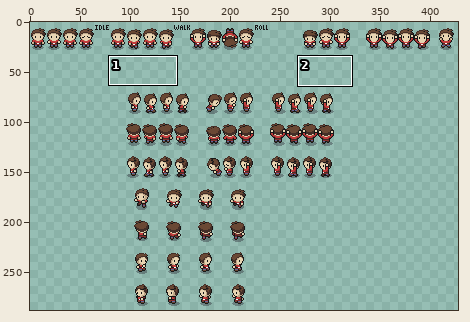
File history of a sprite sheet, Assets/player/characterV2.png. Above, an overview of the earlier version with the close-up marked.
Close-up. As it was:
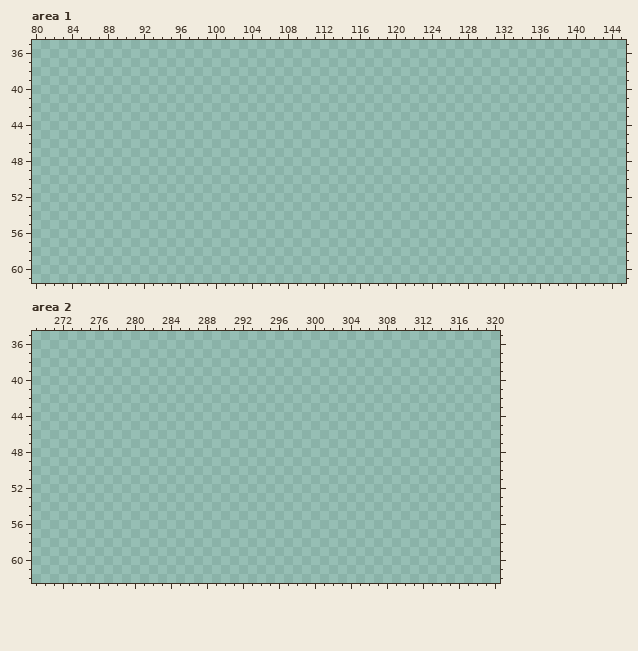
The file is 512x512 pixels. Shown: area 1: x 80..145, y 35..61; area 2: x 269..320, y 35..62. The wide view leaves out empty margins. The commit also changed other parts of the picture, which this record leaves out.
Now the later version:
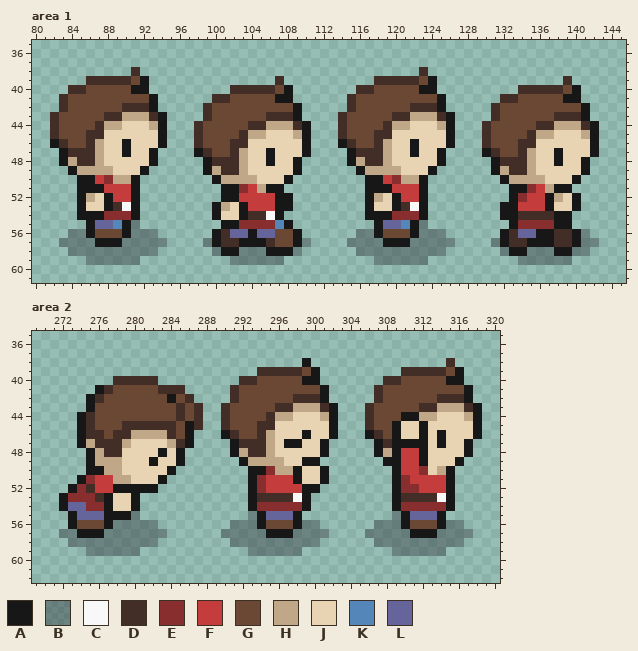
Palette (. is transparent): A #171717  B #2a2b3566  C #f8f8f8  D #432e27  E #882e2e  F #c43c3c  G #6a4834  H #bfa787  J #e8d4b2  K #5586b9  L #65659b
Diff:
Area 1:
y 38: x 91 . -> D; x 123 . -> D
y 39: x 86..92 ....... -> DDDDDGA; x 107 . -> D; x 118..124 ....... -> DDDDDGA; x 139 . -> D
y 40: x 84..92 ......... -> DDGGGGGAA; x 102..108 ....... -> DDDDDGA; x 116..124 ......... -> DDGGGGGAA; x 134..140 ....... -> DDDDDGA
y 41: x 83..93 ........... -> DGGGGGGGGGA; x 100..108 ......... -> DDGGGGGAA; x 115..125 ........... -> DGGGGGGGGGA; x 132..140 ......... -> DDGGGGGAA
y 42: x 83..93 ........... -> DGGGGGGDDDA; x 99..109 ........... -> DGGGGGGGGGA; x 115..125 ........... -> DGGGGGGDDDA; x 131..141 ........... -> DGGGGGGGGGA
y 43: x 82..94 ............. -> DGGGGGDDHHHDA; x 99..109 ........... -> DGGGGGGDDDA; x 114..126 ............. -> DGGGGGDDHHHDA; x 131..141 ........... -> DGGGGGGDDDA
y 44: x 82..94 ............. -> DGGGGDHHJJJHA; x 98..110 ............. -> DGGGGGDDHHHDA; x 114..126 ............. -> DGGGGDHHJJJHA; x 130..142 ............. -> DGGGGGDDHHHDA
y 45: x 82..94 ............. -> DGGGDDJJJJJJA; x 98..110 ............. -> DGGGGDHHJJJHA; x 114..126 ............. -> DGGGDDJJJJJJA; x 130..142 ............. -> DGGGGDHHJJJHA
y 46: x 82..94 ............. -> ADGGDHJJAJJJA; x 98..110 ............. -> DGGGDDJJJJJJA; x 114..126 ............. -> ADGGDHJJAJJJA; x 130..142 ............. -> DGGGDDJJJJJJA
y 47: x 83..93 ........... -> ADDDHJJAJJA; x 98..110 ............. -> ADGGDHJJAJJJA; x 115..125 ........... -> ADDDHJJAJJA; x 130..142 ............. -> ADGGDHJJAJJJA
y 48: x 83..93 ........... -> AHDDHJJJJJA; x 99..109 ........... -> ADDDHJJAJJA; x 115..125 ........... -> AHDDHJJJJJA; x 131..141 ........... -> ADDDHJJAJJA
y 49: x 84..92 ......... -> AHHHHJJJA; x 99..109 ........... -> AHDDHJJJJJA; x 116..124 ......... -> AHHHHJJJA; x 131..141 ........... -> AHDDHJJJJJA
y 50: x 85..91 ....... -> AAFEHHA; x 100..108 ......... -> AHHHHJJJA; x 117..123 ....... -> AAFEHHA; x 132..140 ......... -> AHHHHJJJA
y 51: x 85..91 ....... -> AAAFFFA; x 101..107 ....... -> AAEFHAA; x 117..123 ....... -> AAAFFFA; x 133..139 ....... -> AAEFHAA
y 52: x 85..91 ....... -> AHJAFFA; x 101..108 ........ -> AAFFFFAA; x 117..123 ....... -> AHJAFFA; x 133..140 ........ -> AEFFAHJA
y 53: x 85..91 ....... -> AJJADCA; x 100..108 ......... -> AHJAFFFAA; x 117..123 ....... -> AJJADCA; x 132..140 ......... -> AAFFFAJJA
y 54: x 85..91 ....... -> AAAEEEA; x 100..107 ........ -> AJJADDCA; x 117..123 ....... -> AAAEEEA; x 132..139 ........ -> AADDDDAA
y 55: x 86..91 ...... -> ALLKAB; x 101..108 ........ -> AAEEEEKA; x 118..123 ...... -> ALLKAB; x 133..139 ....... -> AEEEEAA
y 56: x 84..93 .......... -> BBAGGGABBB; x 100..109 .......... -> ADLLALLGGA; x 116..125 .......... -> BBAGGGABBB; x 132..141 .......... -> ADLLAADDAB
y 57: x 83..94 ............ -> BBBBAAABBBBB; x 99..110 ............ -> BADDAAADGGAB; x 115..126 ............ -> BBBBAAABBBBB; x 131..142 ............ -> BADDAAADDABB
y 58: x 84..93 .......... -> BBBBBBBBBB; x 100..109 .......... -> BAABBBAAAB; x 116..125 .......... -> BBBBBBBBBB; x 132..141 .......... -> BAABBBAABB
y 59: x 86..91 ...... -> BBBBBB; x 102..107 ...... -> BBBBBB; x 118..123 ...... -> BBBBBB; x 134..139 ...... -> BBBBBB
Area 2:
y 38: x 299 . -> A; x 315 . -> D
y 39: x 294..300 ....... -> DDDDDGA; x 310..316 ....... -> DDDDDGA
y 40: x 278..282 ..... -> DDDDD; x 292..300 ......... -> DDGGGGGAA; x 308..316 ......... -> DDGGGGGAA
y 41: x 276..285 .......... -> ADGGGGGDDD; x 291..301 ........... -> DGGGGGGGGGA; x 307..317 ........... -> DGGGGGGGGGA
y 42: x 275..286 ............ -> ADGGGGGGGAGD; x 291..301 ........... -> DGGGGGGDDDA; x 307..317 ........... -> DGGGGGGDDDA
y 43: x 275..287 ............. -> AGGGGGGGGGDGD; x 290..302 ............. -> DGGGGGDDHHHDA; x 306..318 ............. -> DGGGGGDDHHHDA
y 44: x 274..287 .............. -> ADGGGGGGGGGDGD; x 290..302 ............. -> DGGGGDHHJJJHA; x 306..318 ............. -> DGGGAAHHJJJHA
y 45: x 274..287 .............. -> ADGGGDDDDDDGAD; x 290..302 ............. -> DGGGDDJJJJJJA; x 306..318 ............. -> DGGAJJAJJJJJA
y 46: x 274..286 ............. -> ADDGDDHHHHDGA; x 290..302 ............. -> ADGGDHJJJAJJA; x 306..318 ............. -> ADGAJJAJAJJJA
y 47: x 274..286 ............. -> AHDDDHJJJJHDA; x 291..301 ........... -> ADDDHJAAJJA; x 307..317 ........... -> ADAAAAJAJJA
y 48: x 275..285 ........... -> AHDDJJJJAJA; x 291..301 ........... -> AHDDHJJJJJA; x 307..317 ........... -> AHAFFAJJJJA
y 49: x 275..285 ........... -> AHHHJJJAJJA; x 292..300 ......... -> AHHHHJJAA; x 308..316 ......... -> AAFFAJJJA
y 50: x 275..284 .......... -> AAHHJJJJJA; x 293..301 ......... -> AAEHHAJJA; x 309..315 ....... -> AFFEJHA
y 51: x 274..283 .......... -> AEFFHHJJJA; x 293..301 ......... -> AEFFFAJJA; x 309..315 ....... -> AEFFFFA
y 52: x 273..282 .......... -> AEDFFAAAAA; x 293..300 ........ -> AEFFFFAA; x 309..315 ....... -> AEEFFFA
y 53: x 272..280 ......... -> AEEEDAJJA; x 293..299 ....... -> ADDDDCA; x 309..315 ....... -> ADDDDCA
y 54: x 272..280 ......... -> ALLEEAJJA; x 293..299 ....... -> AEEEEEA; x 309..315 ....... -> AEEEEEA
y 55: x 273..280 ........ -> ALLLAAAB; x 293..298 ...... -> BALLLA; x 309..314 ...... -> BALLLA
y 56: x 273..282 .......... -> AGGGABBBBB; x 291..300 .......... -> BBBAGGGABB; x 307..316 .......... -> BBBAGGGABB
y 57: x 272..283 ............ -> BBAAABBBBBBB; x 290..301 ............ -> BBBBBAAABBBB; x 306..317 ............ -> BBBBBAAABBBB
y 58: x 273..282 .......... -> BBBBBBBBBB; x 291..300 .......... -> BBBBBBBBBB; x 307..316 .......... -> BBBBBBBBBB
y 59: x 275..280 ...... -> BBBBBB; x 293..298 ...... -> BBBBBB; x 309..314 ...... -> BBBBBB
Where, in picture pixels (left, top, right, bottom), the same in both close-ups:
added: (50, 67, 167, 265)
added: (194, 67, 599, 265)
added: (59, 358, 482, 556)
